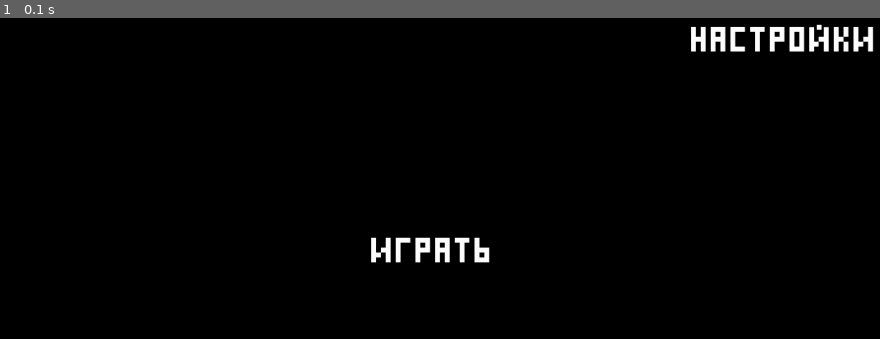
Above: before the commit, frame 1.
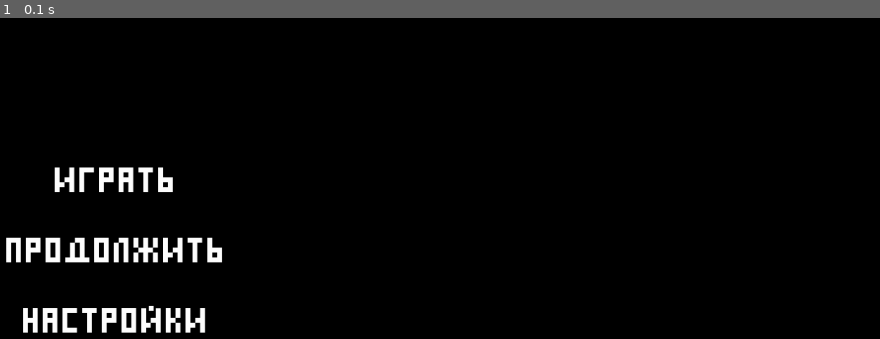
Above: after the commit, the same moment.

Repository: justxale/pygame-cyphered
Game: pygame game, started from main.py
Same seed, same stepped clock (60 frames per second), same inputs: the game is played once before the commit and once after it.
Inputs:
- Up to frame 1 (0.1 s): no input

The runs differ from the first frame. In frame 1, 4.3% of the frame differs, in the area x 0-100%, y 1-99%.

Commit message:
python: buttons reorder

Diff:
--- a/cyphered/scenes/title.py
+++ b/cyphered/scenes/title.py
@@ -8,8 +8,9 @@
 class TitleScene(BaseScene):
     def __init__(self):
         BaseScene.__init__(self)
-        self.start_button = Button("Играть")
-        self.settings_button = Button("Настройки", step_x=500, step_y=-300)
+        self.start_button = Button("Играть", step_x=-450, step_y=-100)
+        self.continue_button = Button("Продолжить", step_x=-450, step_y=0)
+        self.settings_button = Button("Настройки", step_x=-450, step_y=100)
 
     def process_events(self, events):
         for event in events:
@@ -27,6 +28,7 @@
         screen.fill((0, 0, 0))
         pygame.draw.rect(screen, (0, 0, 0), self.start_button[2])
         screen.blit(self.start_button[0], self.start_button[1])
-
         pygame.draw.rect(screen, (0, 0, 0), self.settings_button[2])
         screen.blit(self.settings_button[0], self.settings_button[1])
+        pygame.draw.rect(screen, (0, 0, 0), self.continue_button[2])
+        screen.blit(self.continue_button[0], self.continue_button[1])
